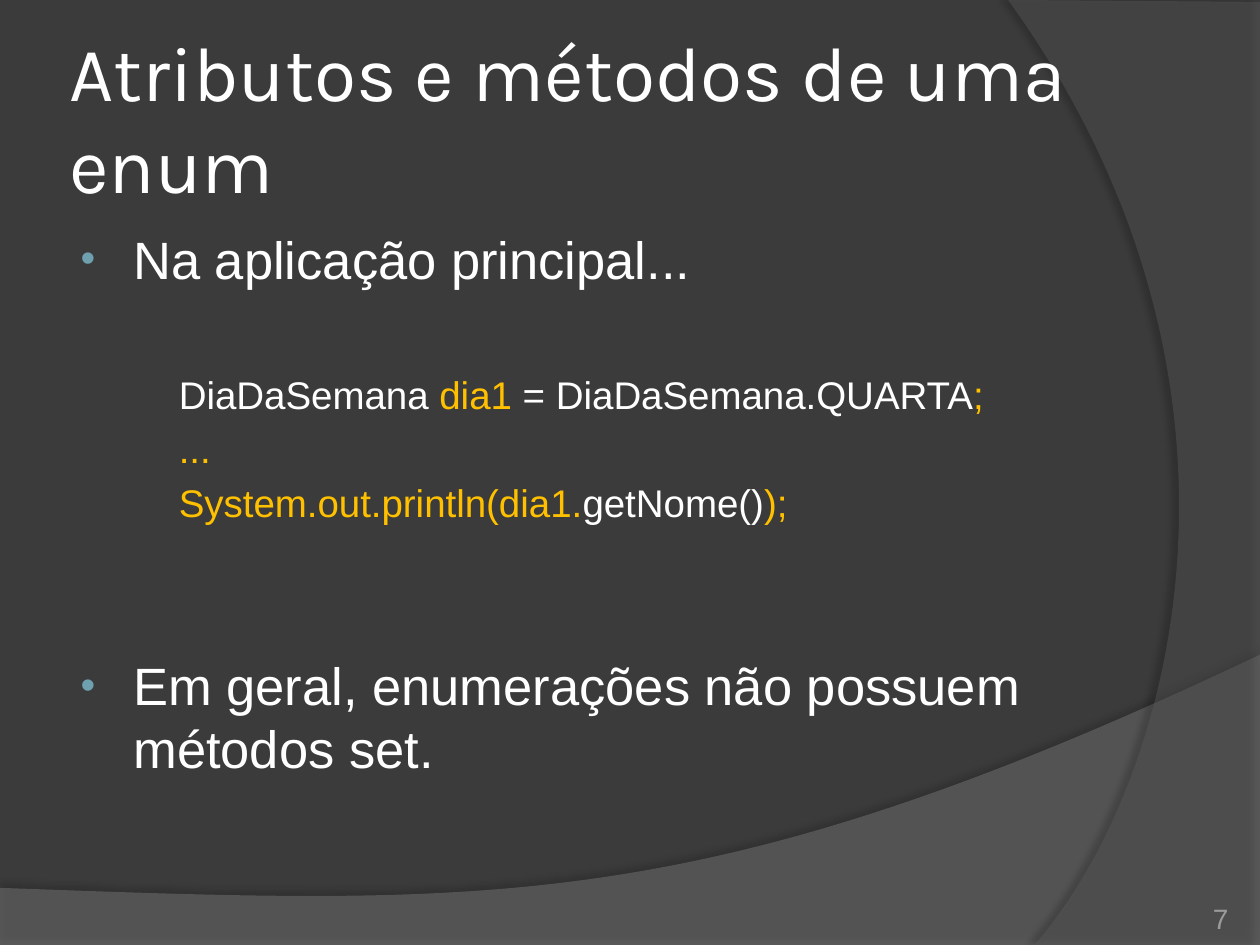
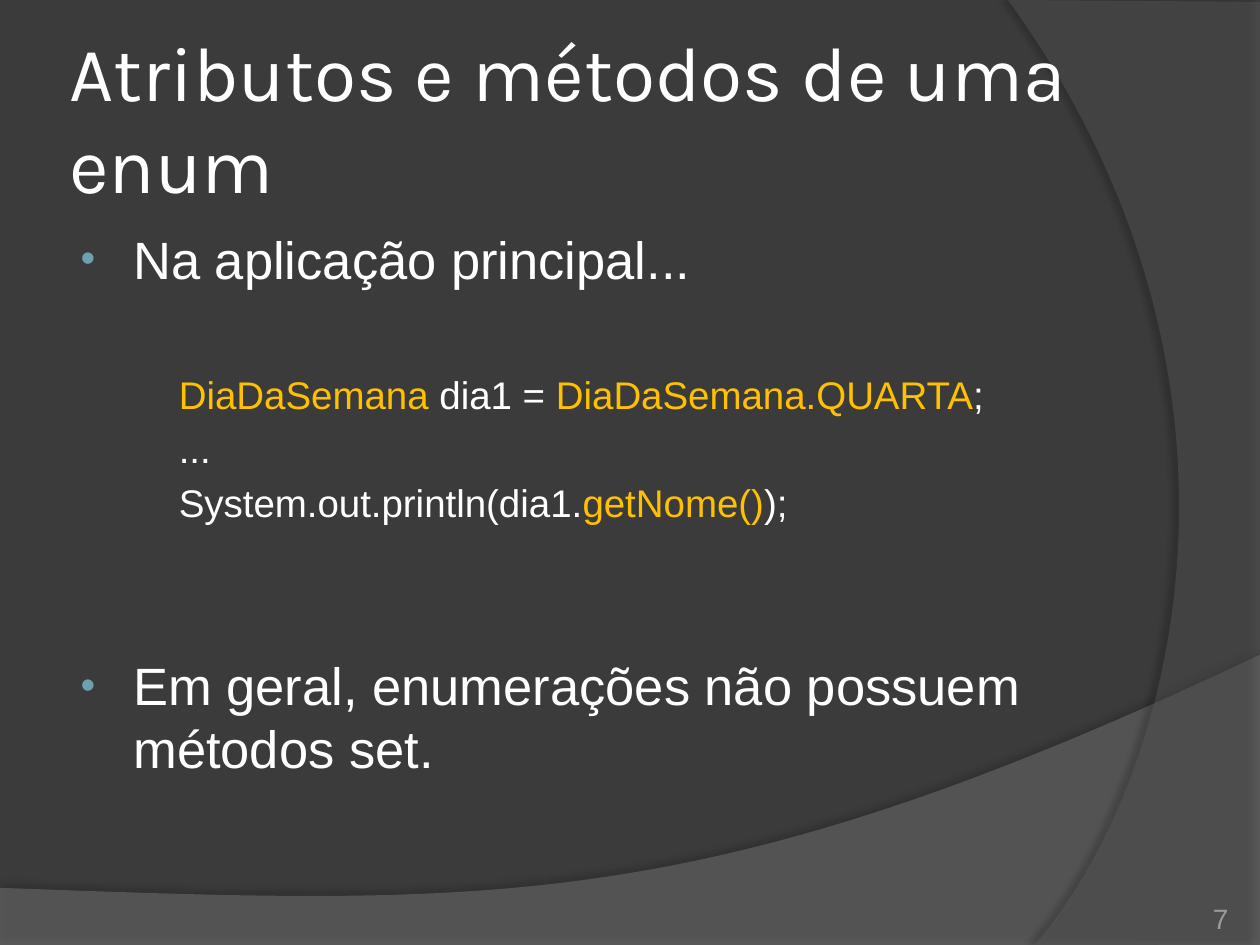
Before and after one commit to duchesqui/slzvieira-training, a slide deck: slide 7 of trunk/2-Java-Programmer-Modulo-II/04.Capitulo01.pptx. Drawn at 1260x945 pixels with LibreOffice and Linux fonts; fonts in the diff are those of the drawing. Boxes give left, top, right and bottom in pixels: in the first picture for what was removed or moved away, otherwise in the second. Text is boxed around its words. In the diff, an @@ line names an element or a change of style, - is before the commit and + after.

```diff
--- a/trunk/2-Java-Programmer-Modulo-II/04.Capitulo01.pptx
+++ b/trunk/2-Java-Programmer-Modulo-II/04.Capitulo01.pptx
@@ text at [179, 381, 984, 524]: text colour #FFFFFF to #FFC000 in "DiaDaSemana DiaDaSemana.QUARTA;", "System.out.println(dia1.getNome());"; text colour #FFC000 to #FFFFFF in "dia1 DiaDaSemana.QUARTA;", "...", "System.out.println(dia1.getNome());" @@
```
Also in this commit, not shown: 6 other slides changed, 11 other files.
